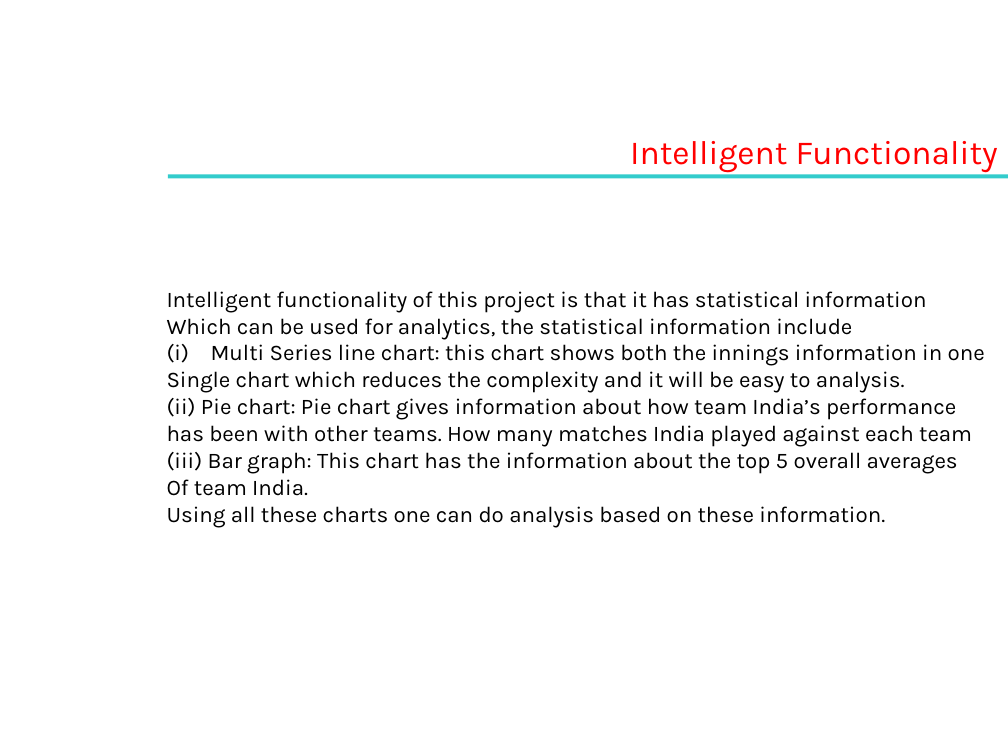
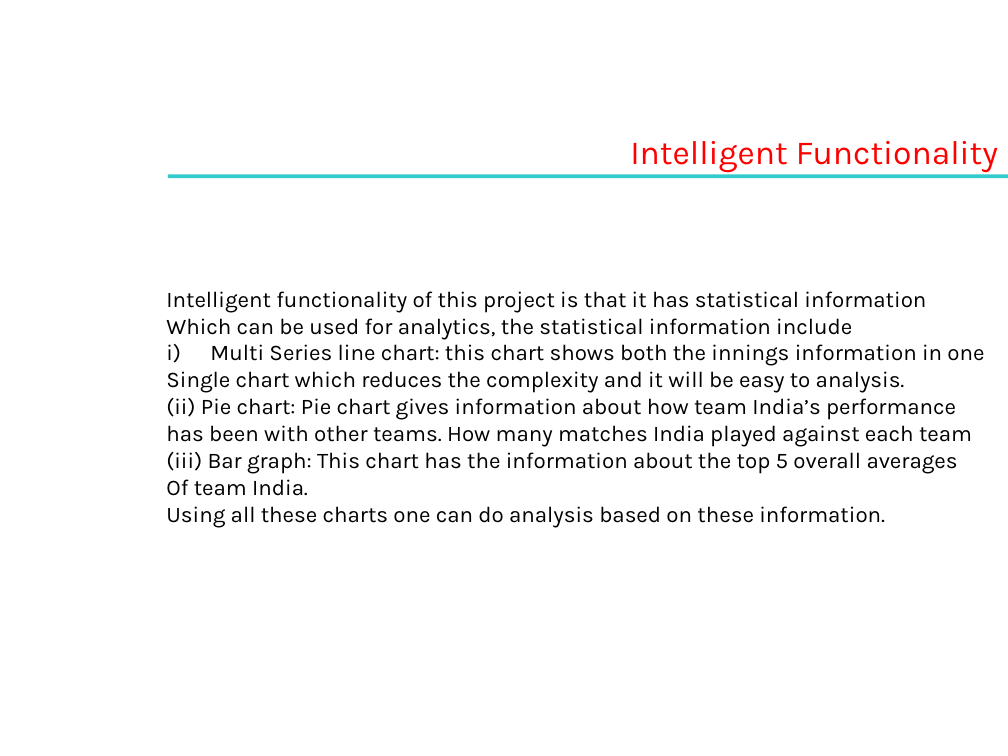
Before and after one commit to sn-hebbar/WorldCup-WT-Project, a slide deck: slide 5 of WT-II Lab Project Template.pptx. Drawn at 1008x756 pixels with LibreOffice and Linux fonts; fonts in the diff are those of the drawing; background and template pictures are left out. Boxes give left, top, right and bottom in pixels: in the first picture for what was removed or moved away, otherwise in the second. Text is boxed around its words. In the diff, an @@ line names an element or a change of style, - is before the commit and + after.

```diff
--- a/WT-II Lab Project Template.pptx
+++ b/WT-II Lab Project Template.pptx
@@ text at (x1=210, y1=344, x2=984, y2=366): bullet (i) to i) @@
```
Also in this commit, not shown: 3 other slides changed, 7 other files.
